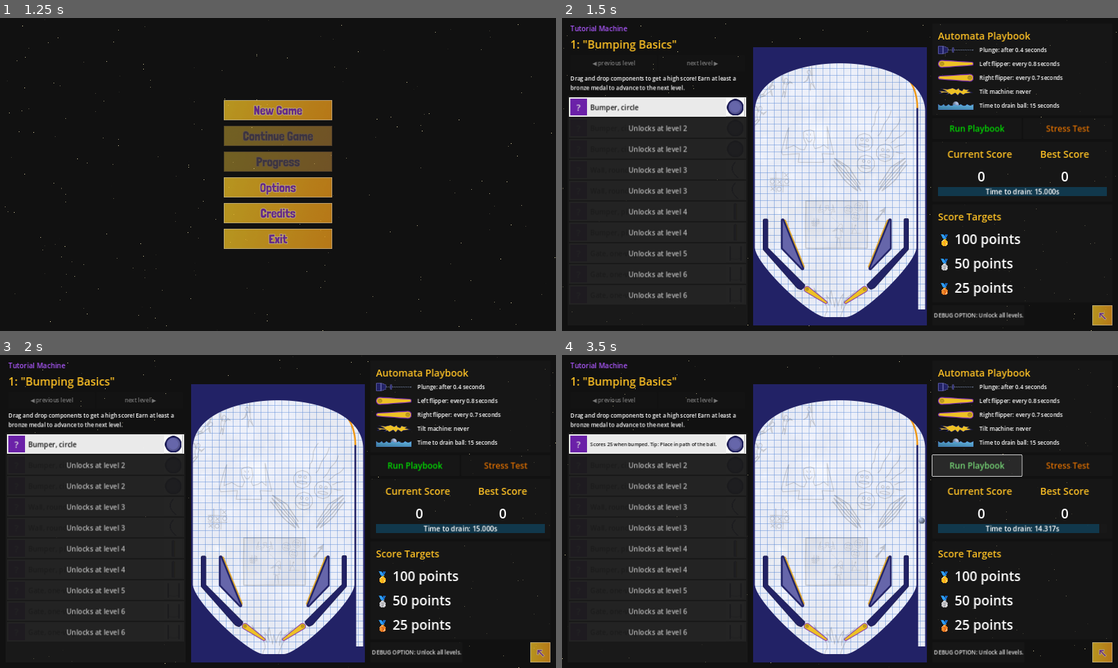
Above: before the commit, frames 1-4 (two rows, left to right).
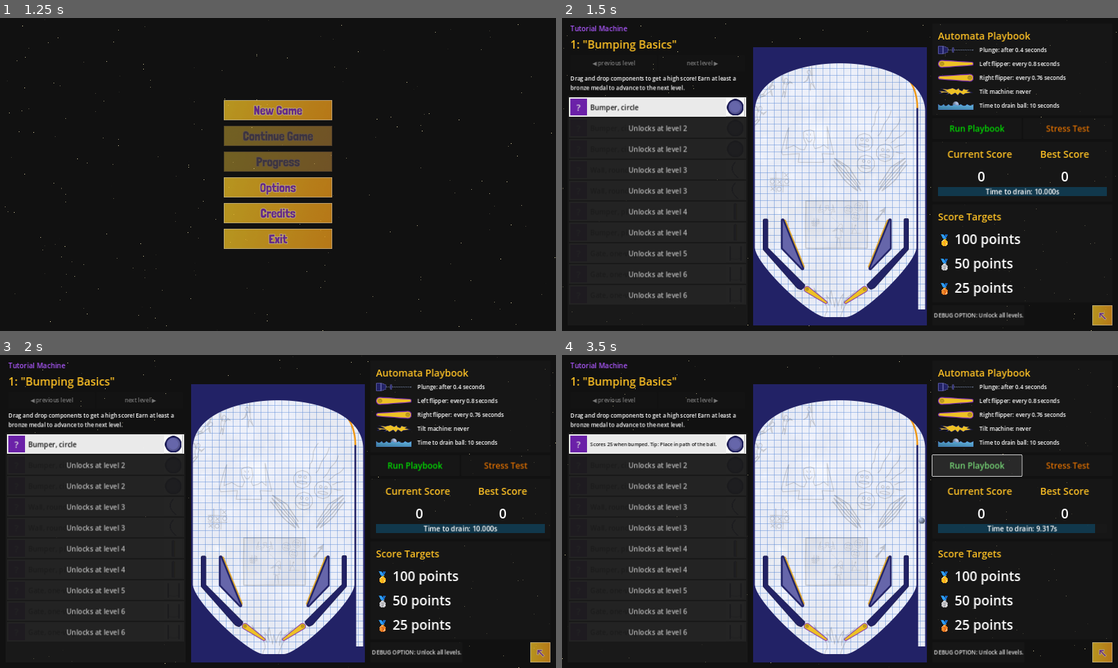
Above: after the commit, the same moments.

Repository: pincrediball/pincrediball
Game: Godot game, scene res://main.tscn
Two runs of this game, one before a commit and one after it. Both use one fixed random seed, a clock stepped at 60 frames per second and the inputs below. Sound files missing from this copy of the repository are replaced by a short silence.
Inputs (mouse positions are in pixels of both pictures, inside the frame that each line leads up to):
- Up to frame 1 (1.25 s): click (278, 108) at 0.5 s
- Up to frame 2 (1.5 s): click (840, 108) at 1.25 s
- Up to frame 3 (2 s): no input
- Up to frame 4 (3.5 s): click "?" at 2 s; click "Run Playbook" at 2.75 s

Frame 1 is identical in both runs. In frame 2, less than 0.1% of the frame differs, in the area x 84-91%, y 18-57%; in frame 3, less than 0.1%; in frame 4, 0.3%, in the area x 76-97%, y 18-57%.

Commit message:
Improve screen shake mechanics

Diff:
--- a/src/game/core/machine_camera.gd
+++ b/src/game/core/machine_camera.gd
@@ -1,36 +1,37 @@
 extends Camera2D
 
-var shake_strength: float = 0.0
+var _time_pressure := Scoring.TimePressure.LOW
 
 func _ready():
 	Scoring.time_left_changed.connect(_on_time_left_changed)
 	Scoring.time_ran_out.connect(_on_time_ran_out)
-	_set_pressure(Scoring.TimePressure.LOW)
+	GameStore.level_changed.connect(_on_level_changed)
+
 
 func _process(delta: float) -> void:
-	var shake_offset := Vector2(
-		randf_range(-shake_strength, shake_strength),
-		randf_range(-shake_strength, shake_strength)
+	var strength: float = 0.0
+
+	match _time_pressure:
+		Scoring.TimePressure.LOW:
+			return
+		Scoring.TimePressure.MEDIUM:
+			strength = 0.5
+		Scoring.TimePressure.HIGH:
+			strength = 1.5
+
+	offset = Vector2(
+		randf_range(-strength, strength),
+		randf_range(-strength, strength)
 	)
-	offset = shake_offset
 
 
 func _on_time_left_changed(_to: float, pressure):
-	_set_pressure(pressure)
+	_time_pressure = pressure
 
 
 func _on_time_ran_out():
-	_set_pressure(Scoring.TimePressure.LOW)
+	_time_pressure = Scoring.TimePressure.LOW
 
 
-func _set_pressure(pressure):
-	match pressure:
-		Scoring.TimePressure.HIGH:
-			shake_strength = 2.5
-			process_mode = Node.PROCESS_MODE_INHERIT
-		Scoring.TimePressure.MEDIUM:
-			shake_strength = 0.5
-			process_mode = Node.PROCESS_MODE_INHERIT
-		_:
-			offset = Vector2(0, 0)
-			process_mode = Node.PROCESS_MODE_DISABLED
+func _on_level_changed(_level: int):
+	_time_pressure = Scoring.TimePressure.LOW
--- a/src/game/tutorial/machine.tscn
+++ b/src/game/tutorial/machine.tscn
@@ -194,6 +194,7 @@
 script = ExtResource("11_3ga3p")
 
 [node name="Camera2D" type="Camera2D" parent="SubViewport"]
+process_mode = 1
 anchor_mode = 0
 script = ExtResource("12_h57rn")
 
--- a/src/game/tutorial/machine_data.json
+++ b/src/game/tutorial/machine_data.json
@@ -1,12 +1,12 @@
 {
 	"key": "tutorial",
 	"stages": [
-		{ "level": 1, "max_run_time": 15, "plunge_delay": 0.4, "flipper_left_interval": 0.8, "flipper_right_interval": 0.7, "bronze":  25, "silver":  50, "gold":  100, "title": "Bumping Basics" },
-		{ "level": 2, "max_run_time": 20, "plunge_delay": 0.4, "flipper_left_interval": 0.8, "flipper_right_interval": 0.7, "bronze":  50, "silver":  75, "gold":  150, "title": "Bumping some more" },
-		{ "level": 3, "max_run_time": 30, "plunge_delay": 0.4, "flipper_left_interval": 0.8, "flipper_right_interval": 0.7, "bronze":  75, "silver": 100, "gold":  175, "title": "Wall's that?!" },
-		{ "level": 4, "max_run_time": 40, "plunge_delay": 0.4, "flipper_left_interval": 0.8, "flipper_right_interval": 0.7, "bronze": 125, "silver": 175, "gold":  250, "title": "Blue pills" },
-		{ "level": 5, "max_run_time": 50, "plunge_delay": 0.4, "flipper_left_interval": 0.8, "flipper_right_interval": 0.7, "bronze": 200, "silver": 275, "gold":  400, "title": "Gate One" },
-		{ "level": 6, "max_run_time": 60, "plunge_delay": 0.4, "flipper_left_interval": 0.8, "flipper_right_interval": 0.7, "bronze": 300, "silver": 500, "gold": 1000, "title": "Gate Trio" }
+		{ "level": 1, "max_run_time": 10, "plunge_delay": 0.4, "flipper_left_interval": 0.80, "flipper_right_interval": 0.76, "bronze":  25, "silver":  50, "gold":  100, "title": "Bumping Basics" },
+		{ "level": 2, "max_run_time": 12, "plunge_delay": 0.7, "flipper_left_interval": 0.76, "flipper_right_interval": 0.72, "bronze":  50, "silver":  75, "gold":  150, "title": "Bumping some more" },
+		{ "level": 3, "max_run_time": 14, "plunge_delay": 0.7, "flipper_left_interval": 0.81, "flipper_right_interval": 0.79, "bronze":  75, "silver": 100, "gold":  175, "title": "Wall's that?!" },
+		{ "level": 4, "max_run_time": 18, "plunge_delay": 0.1, "flipper_left_interval": 0.68, "flipper_right_interval": 0.70, "bronze": 125, "silver": 175, "gold":  250, "title": "Blue pills" },
+		{ "level": 5, "max_run_time": 20, "plunge_delay": 0.1, "flipper_left_interval": 0.64, "flipper_right_interval": 0.81, "bronze": 200, "silver": 275, "gold":  400, "title": "Gate One" },
+		{ "level": 6, "max_run_time": 25, "plunge_delay": 0.5, "flipper_left_interval": 0.62, "flipper_right_interval": 0.61, "bronze": 300, "silver": 500, "gold": 1000, "title": "Gate Trio" }
 	],
 	"toolbox_items": [
 		{ "unlocks_at": 1, "component_id": "bumper_circle", "title": "Bumper, circle", "description": "Scores 25 when bumped. Tip: Place in path of the ball." },
